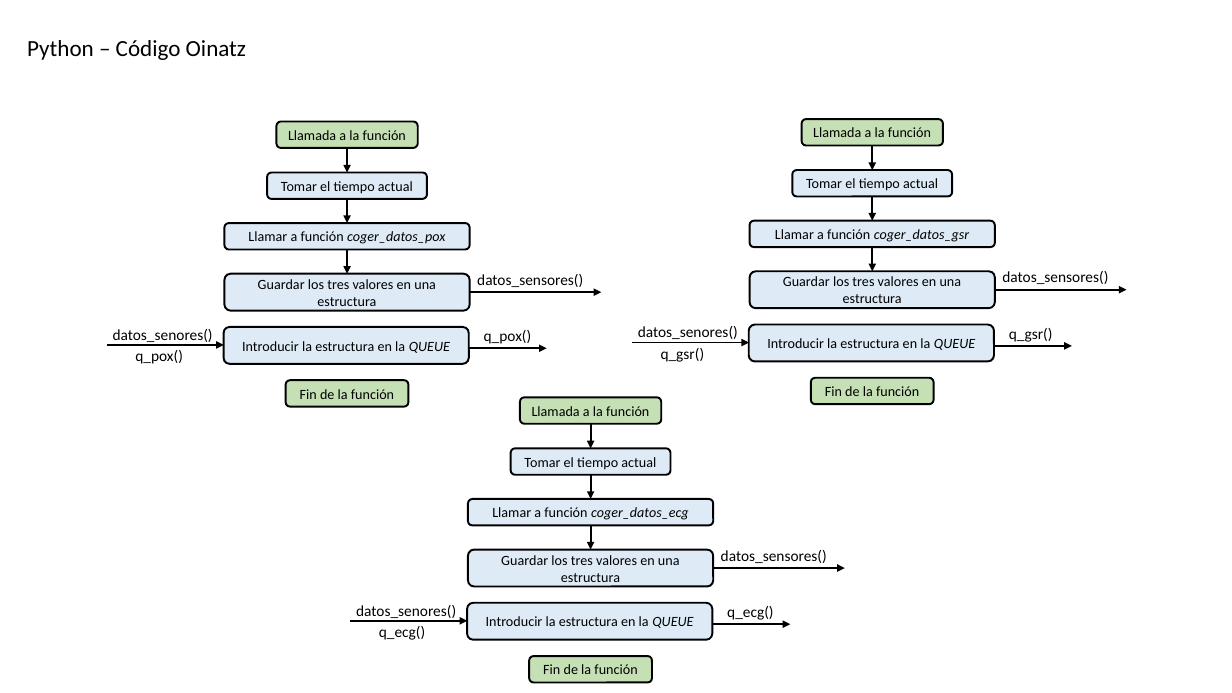
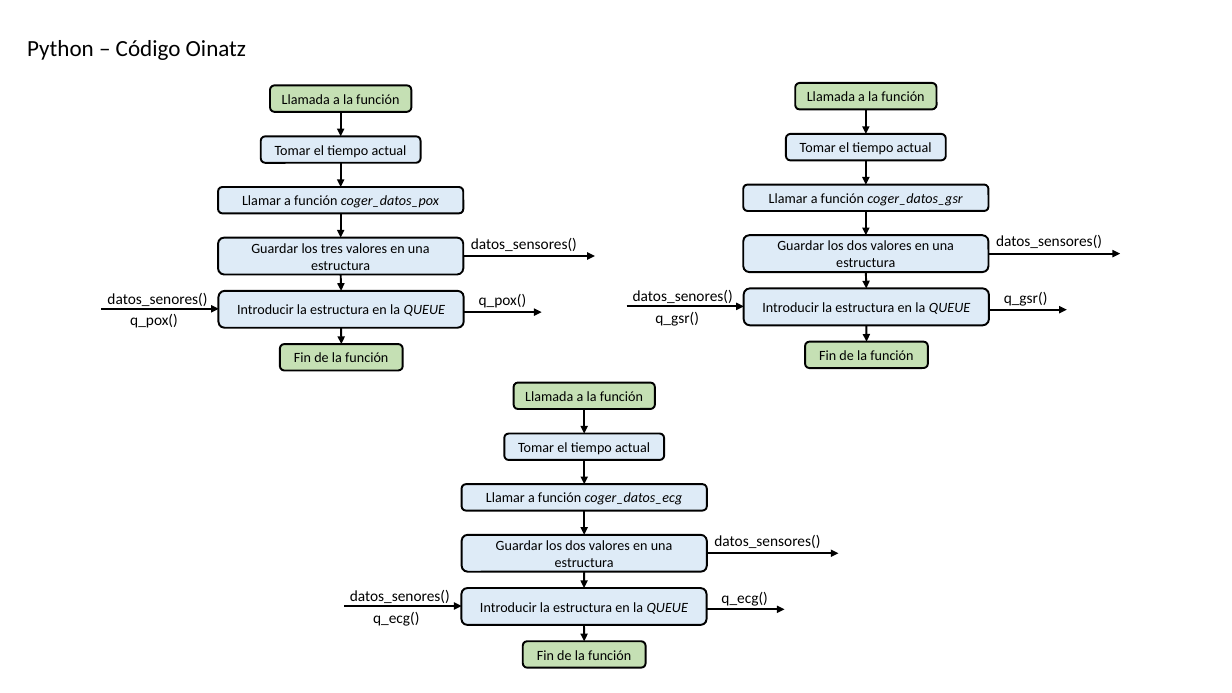
Before and after one commit to GICI-UPV-EHU/Biosignals-HW, a slide deck: slide 11 of Words y Excel/Imagenes.pptx. Drawn at 1232x693 pixels with LibreOffice and Linux fonts; fonts in the diff are those of the drawing. Boxes give left, top, right and bottom in pixels: in the first picture for what was removed or moved away, otherwise in the second. Text is boxed around its words. In the diff, an @@ line names an element or a change of style, - is before the commit and + after.

```diff
--- a/Words y Excel/Imagenes.pptx
+++ b/Words y Excel/Imagenes.pptx
@@ text in rounded rectangle at bbox=[777, 240, 954, 267]: text changed @@
-Guardar los tres valores en una estructura
+Guardar los dos valores en una estructura
@@ 12 rounded rectangles, 12 arrows, 8 texts: place and size @@
-12 rounded rectangles, 12 arrows, 8 texts at bbox=[106, 119, 1127, 407]
+12 rounded rectangles, 12 arrows, 8 texts at bbox=[102, 83, 1120, 371]
@@ arrow added from (341, 274) to (341, 291), #000000 1.5 pt @@
@@ arrow added from (866, 272) to (867, 288), #000000 1.5 pt @@
@@ arrow added from (341, 328) to (341, 344), #000000 1.5 pt @@
@@ arrow added from (867, 325) to (867, 342), #000000 1.5 pt @@
@@ 6 rounded rectangles, 6 arrows, 4 texts: place and size @@
-6 rounded rectangles, 6 arrows, 4 texts at bbox=[350, 397, 845, 683]
+6 rounded rectangles, 6 arrows, 4 texts at bbox=[345, 383, 838, 668]
@@ text in rounded rectangle at bbox=[496, 540, 673, 571]: text changed @@
-Guardar los tres valores en una estructura
+Guardar los dos valores en una estructura
@@ arrow added from (584, 572) to (584, 588), #000000 1.5 pt @@
@@ arrow added from (584, 625) to (584, 641), #000000 1.5 pt @@
```
Also in this commit, not shown: 2 slides added.
